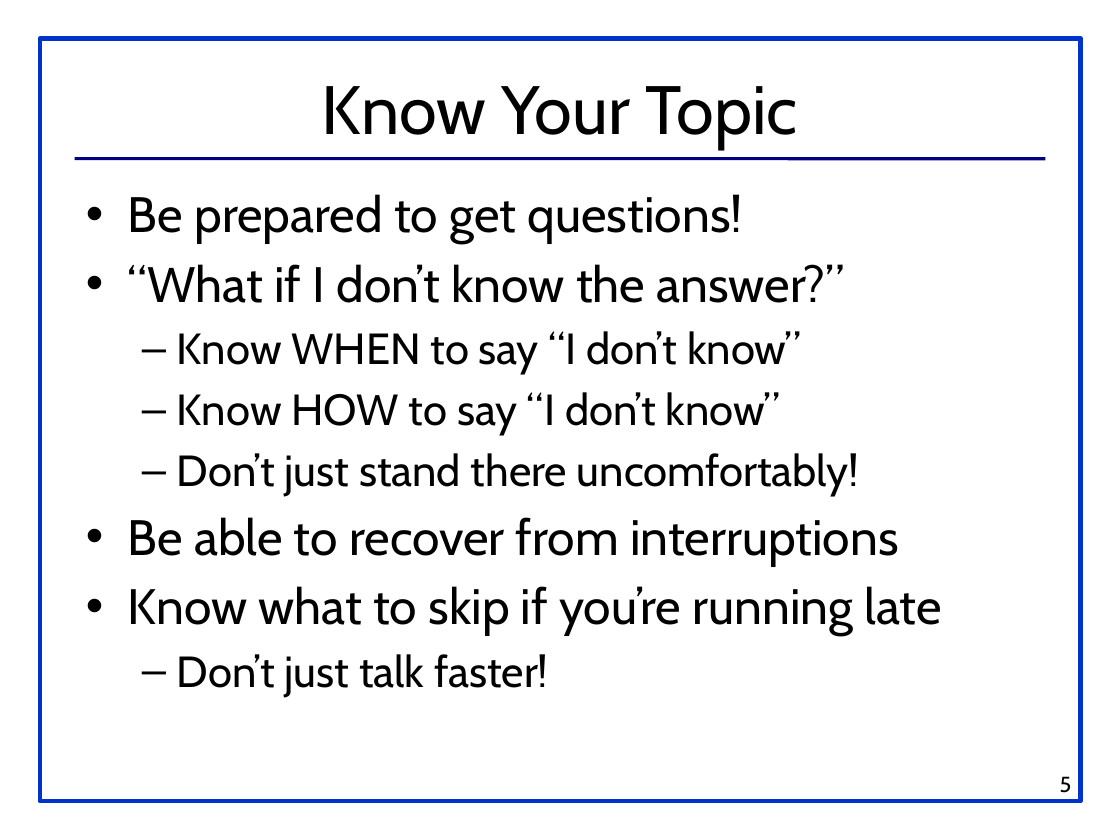
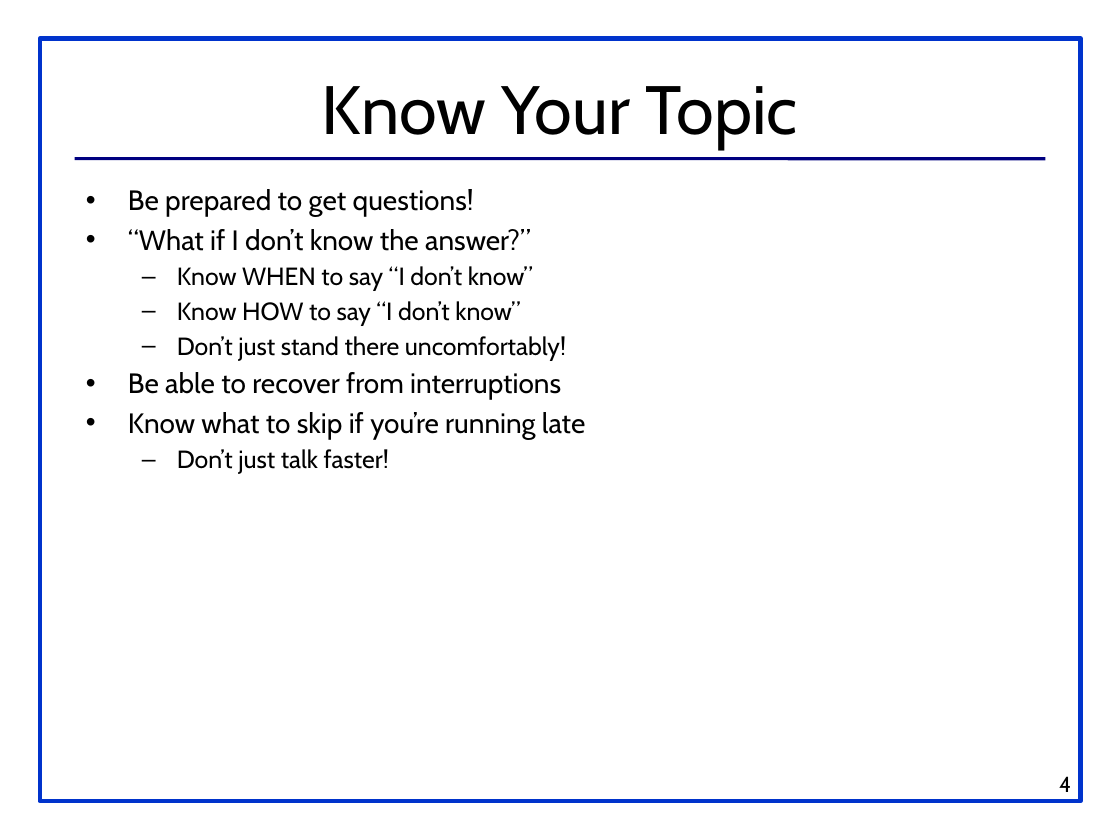
Before and after one commit to alextesy/Hackaton, a slide deck: slide 4 of PresentationGuide.pptx (slide 5 before the commit). Drawn at 1120x840 pixels with LibreOffice and Linux fonts; fonts in the diff are those of the drawing. Boxes give left, top, right and bottom in pixels: in the first picture for what was removed or moved away, otherwise in the second. Text is boxed around its words. In the diff, an @@ line names an element or a change of style, - is before the commit and + after.

```diff
--- a/PresentationGuide.pptx
+++ b/PresentationGuide.pptx
@@ text "Be prepared to get questions!" at <box>128,189,585,474</box>: size 32 to 18 pt in "Be prepared to get questions!", "“What if I don’t know the answer?”", "Be able to recover from interruptions", "Know what to skip if you’re running ..."; size 28 to 16 pt in "Know WHEN to say “I don’t know”", "Know HOW to say “I don’t know”", "Don’t just stand there uncomfortably!", "Don’t just talk faster!"; less space between paragraphs @@
@@ page number at <box>1059,776,1071,792</box>: text changed @@
-5
+4
```
Also in this commit, not shown: 2 other slides changed, 46 slides removed, 1 other file.
